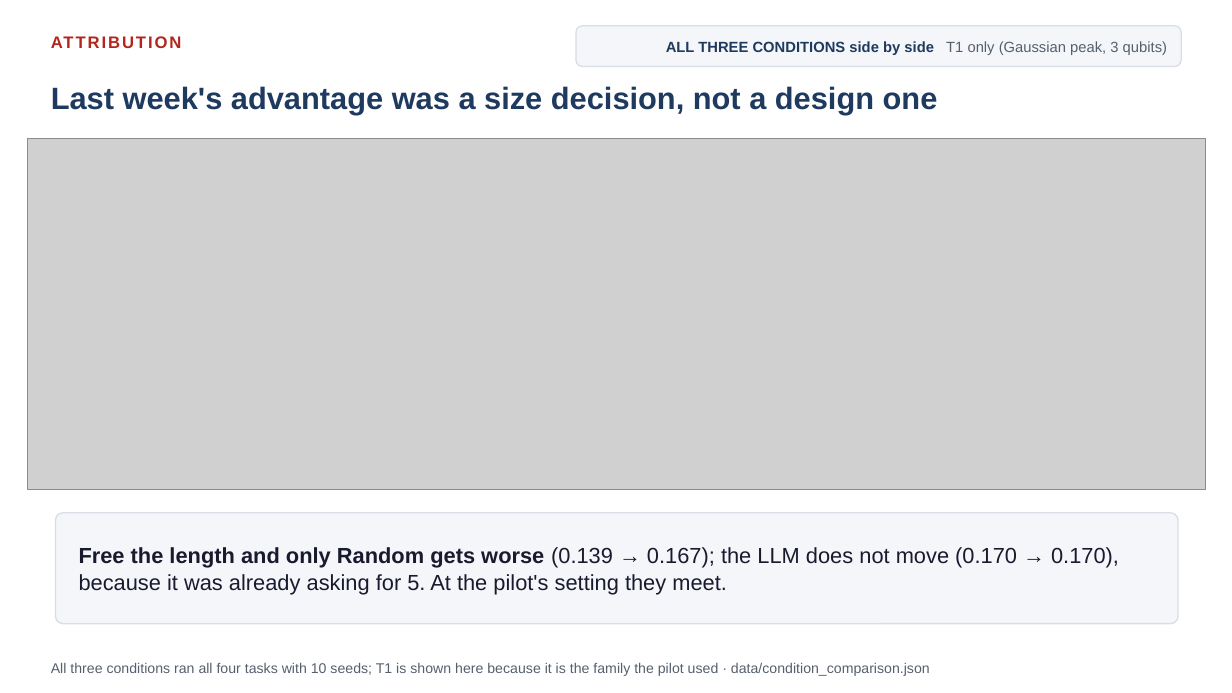
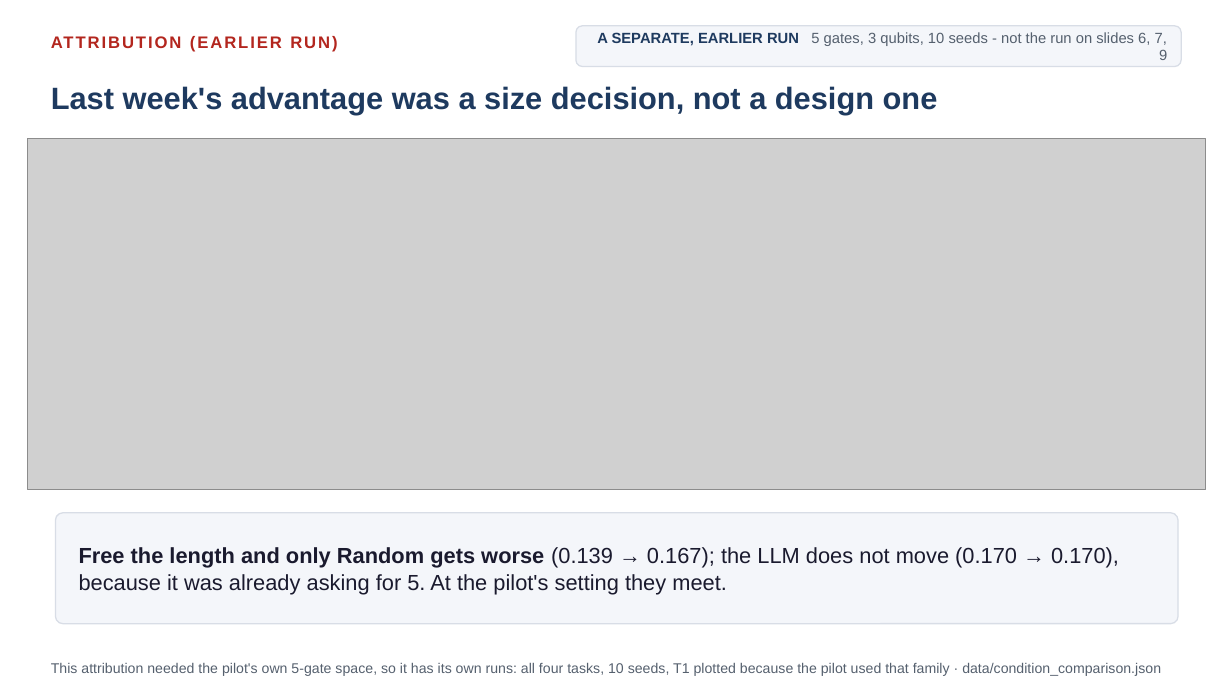
Before and after one commit to dorakingx/llm-vqc, a slide deck: slide 8 of docs/presentation/mini5/20260731_GSoC_mini5.pptx. Drawn at 1232x693 pixels with LibreOffice and Linux fonts; fonts in the diff are those of the drawing; grey boxes stand for pictures. Boxes give left, top, right and bottom in pixels: in the first picture for what was removed or moved away, otherwise in the second. Text is boxed around its words. In the diff, an @@ line names an element or a change of style, - is before the commit and + after.

```diff
--- a/docs/presentation/mini5/20260731_GSoC_mini5.pptx
+++ b/docs/presentation/mini5/20260731_GSoC_mini5.pptx
@@ text at <box>51,28,1181,55</box>: text changed @@
-ATTRIBUTION
+ATTRIBUTION (EARLIER RUN)
@@ text at <box>597,32,1167,60</box>: text changed; text colour #1E3A5F to #55606E; bold off @@
-ALL THREE CONDITIONS side by side T1 only (Gaussian peak, 3 qubits)
+A SEPARATE, EARLIER RUN 5 gates, 3 qubits, 10 seeds - not the run on slides 6, 7, 9
@@ text at <box>51,663,1161,676</box>: text changed @@
-All three conditions ran all four tasks with 10 seeds; T1 is shown here because it is the family the pilot used · data/condition_comparison.json
+This attribution needed the pilot's own 5-gate space, so it has its own runs: all four tasks, 10 seeds, T1 plotted because the pilot used that family · data/condition_comparison.json
```
Also in this commit, not shown: 4 other slides changed, 9 other files.
